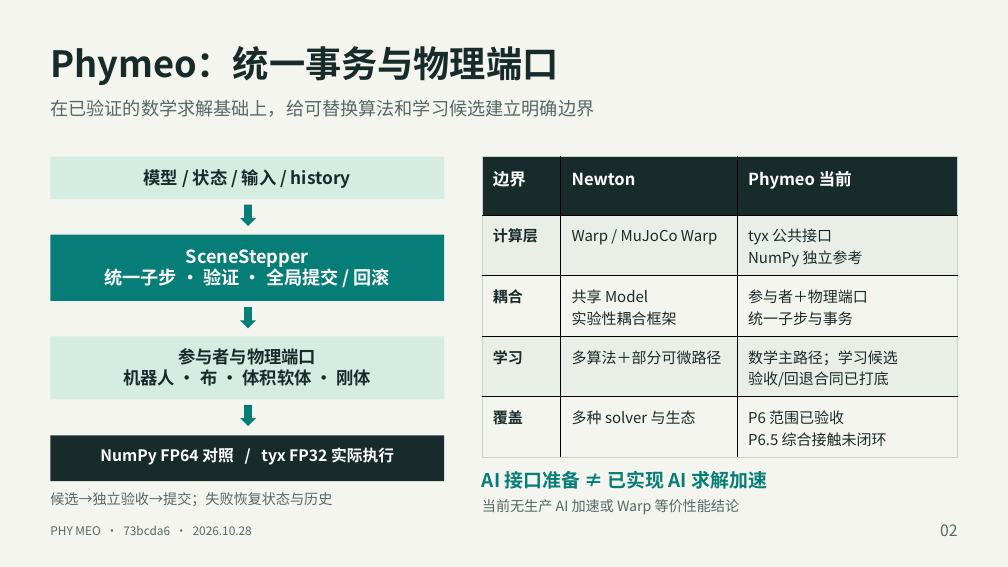
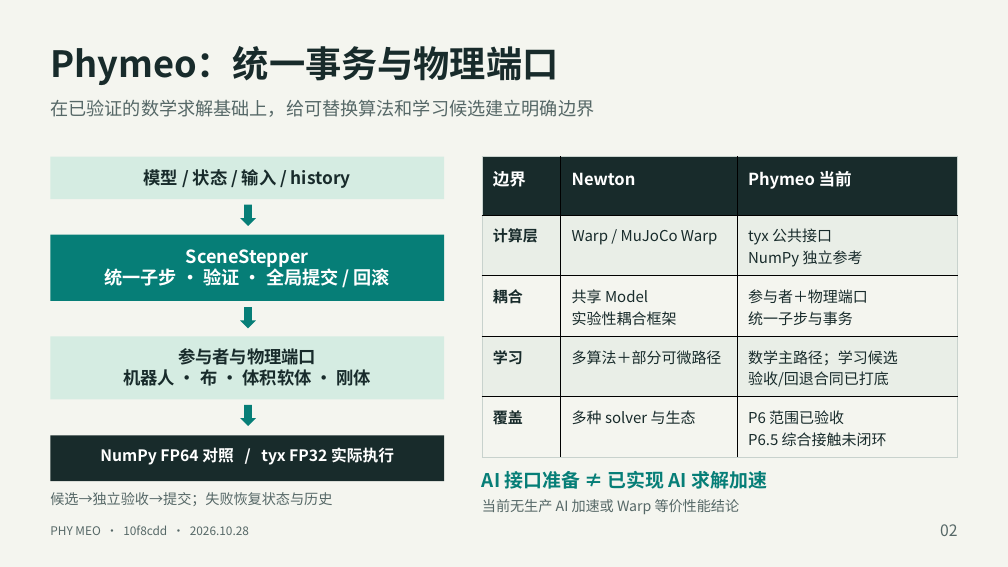
Before and after one commit to ChenxrC/phymeo, a slide deck: slide 2 of docs/reports/2026-10-28-architecture/phymeo-newton-architecture.pptx. Drawn at 1008x567 pixels with LibreOffice and Linux fonts; fonts in the diff are those of the drawing. Boxes give left, top, right and bottom in pixels: in the first picture for what was removed or moved away, otherwise in the second. Text is boxed around its words. In the diff, an @@ line names an element or a change of style, - is before the commit and + after.

```diff
--- a/docs/reports/2026-10-28-architecture/phymeo-newton-architecture.pptx
+++ b/docs/reports/2026-10-28-architecture/phymeo-newton-architecture.pptx
@@ text at <box>50,525,249,535</box>: text changed @@
-PHY MEO · 73bcda6 · 2026.10.28
+PHY MEO · 10f8cdd · 2026.10.28
```
Also in this commit, not shown: 1 other slide changed, 13 other files.
